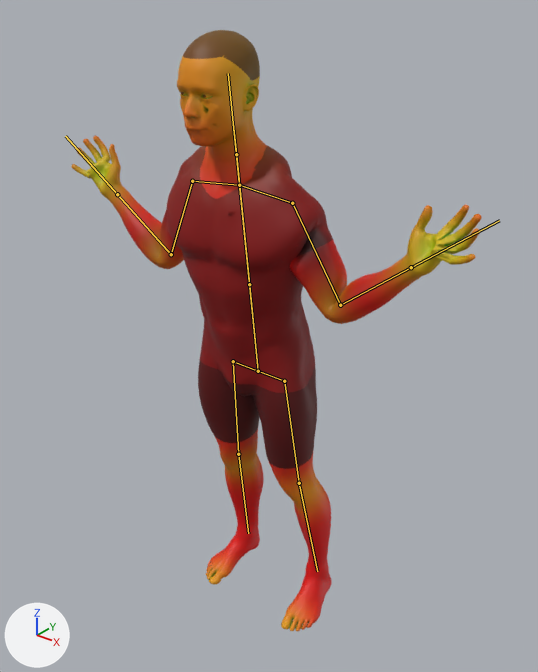
Two versions of the glTF model assets/figure/athlete.glb, one commit apart.
Rendered twice from a 50 mm camera at (1.334, -1.638, 2.062) aimed at (0.034, -0.012, 1.054). Arrows for +X, +Y and +Z are at lower left; the lights stay in place. The picture after the commit comes second. Both versions are drawn at frame 72 of the action 'hip_circles'; the numbers are the values there. The bones that change, and the others that lie on the model, are drawn over the model as lines.

Names of what the first picture shows: 'GEO-body_male_realistic'.
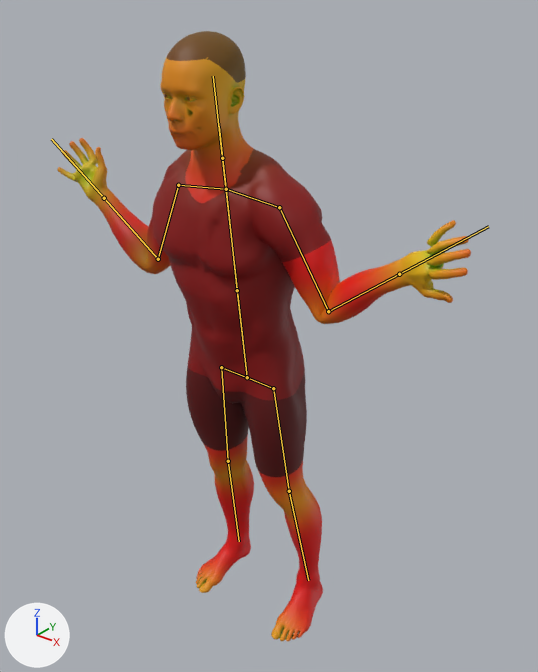
Where the change shows, as pixel boxes [x1, y1, x2, y2] in the pictures (538 x 672 px):
'GEO-body_male_realistic', posed
    before: [71, 30, 482, 631]
    after: [57, 31, 471, 641]
bone 'pelvis', root to tip
    before: (258, 371) to (228, 73)
    after: (247, 377) to (213, 76)
bone 'upperArmL', root to tip
    before: (292, 203) to (340, 305)
    after: (279, 207) to (328, 311)
bone 'forearmL', root to tip
    before: (340, 305) to (411, 267)
    after: (328, 311) to (399, 274)

The edits, one by one:
Bone 'pelvis' (bone_pelvis) moves from (0.0, 0.006, -0.002) to (0.0, 0.006, 0.054).
Bone 'upperArmL' (bone_upperarml) turns from (6, -124, -2) to (-6, 56, -2) degrees about its own x, y and z.
Bone 'forearmL' (bone_forearml) turns from (-83, 0, 0) to (117, 0, 0) degrees about its own x, y and z.
